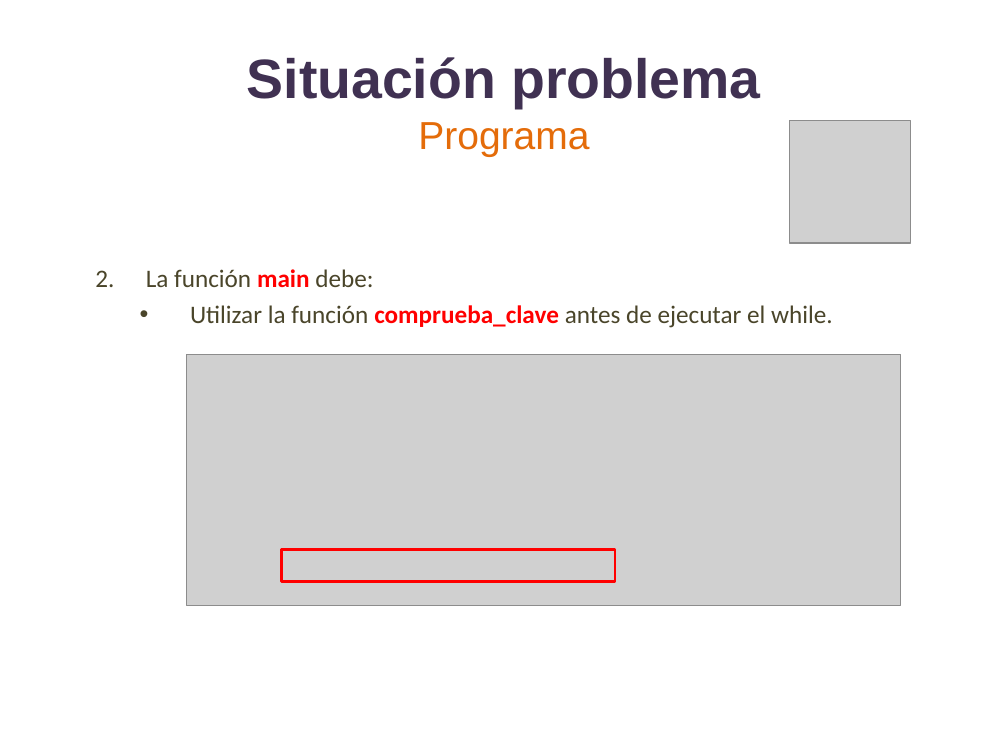
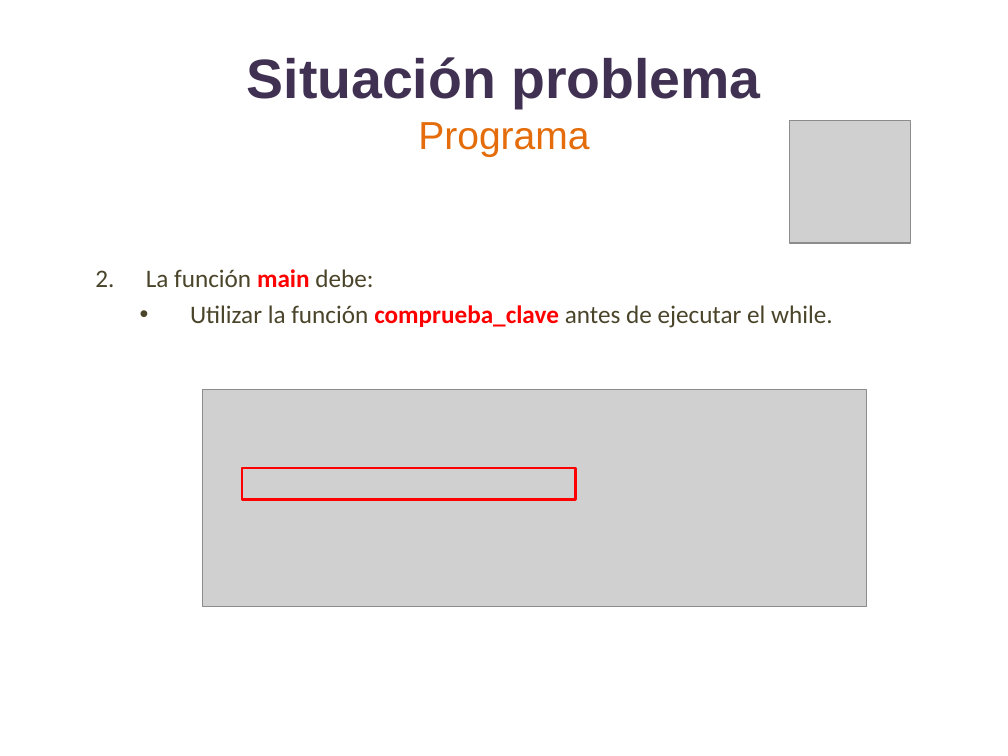
Before and after one commit to lizetheP/Programacion, a slide deck: slide 12 of CalendarioAgo2022/proyecto/SITUACION_PROBLEMA.pptx. Drawn at 1008x756 pixels with LibreOffice and Linux fonts; fonts in the diff are those of the drawing; grey boxes stand for pictures. Boxes give left, top, right and bottom in pixels: in the first picture for what was removed or moved away, otherwise in the second. Text is boxed around its words. In the diff, an @@ line names an element or a change of style, - is before the commit and + after.

```diff
--- a/CalendarioAgo2022/proyecto/SITUACION_PROBLEMA.pptx
+++ b/CalendarioAgo2022/proyecto/SITUACION_PROBLEMA.pptx
@@ picture: place and size @@
-picture at <box>186,354,901,605</box>
+picture at <box>203,389,866,606</box>
@@ rectangle: place and size @@
-rectangle at <box>282,549,616,581</box>
+rectangle at <box>242,468,576,499</box>
```
Also in this commit, not shown: 1 other file.
